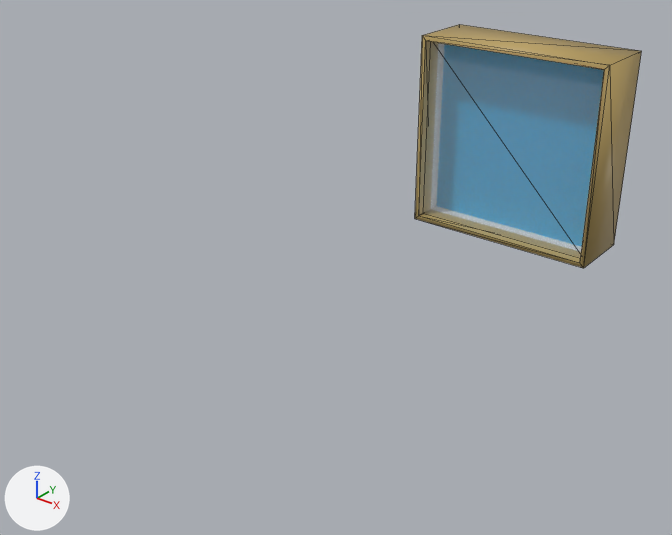
What one commit did to the glTF model packages/frontend/assets/room/objects/picture-frame/picture-frame.glb.
Before and after are seen from a 50 mm lens placed at (0.0892, -0.1819, 0.0629), pointed at (-0.004, -0.0654, -0.0093). The lights are fixed; the arrows at lower left show +X, +Y and +Z. The first picture is the older version. Mesh edges are drawn as thin lines. Vertices at exactly the same position are counted once.

Objects in the first picture: '__X_COVER__Cover', '__X_FRAME__Frame'.
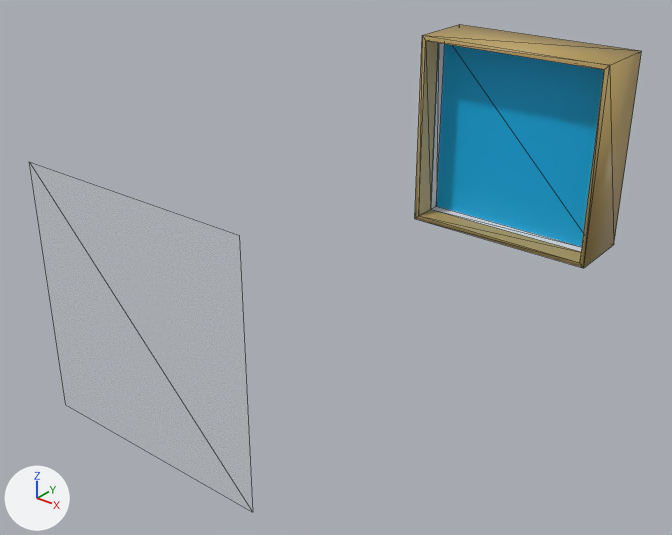
The newer file adds a shape key; the second version is drawn at full value of the shape key 'Depth' of '__X_COVER__Cover', and the change is written as the vertex moves it makes.

Diff of the bpy script that builds the scene:
```diff
--- a/packages/frontend/assets/room/objects/picture-frame/picture-frame.glb.py
+++ b/packages/frontend/assets/room/objects/picture-frame/picture-frame.glb.py
@@ me_cube_002 @@
 # used by ob_x_cover__cover; location = (0.0, -0.013, 0.0)
-me_cube_002.from_pydata(...)  # 4 vertices, 2 faces; spans x -0.02..0.02, y 0.0, z -0.02..0.02
+me_cube_002.from_pydata(...)  # 4 vertices, 2 faces; spans x -0.02..0.02, y -0.1, z -0.02..0.02
+# me_cube_002 part 1: the whole mesh is moved by (0.0, -0.1, 0.0)
 me_cube_002.materials.append(mat_material_001)
```

Boxes [x1, y1, x2, y2] around the edits, measured in the pictures (672 x 535 px):
'__X_COVER__Cover', mesh moved
    before: [423, 42, 604, 258]
    after: [29, 162, 253, 512]
